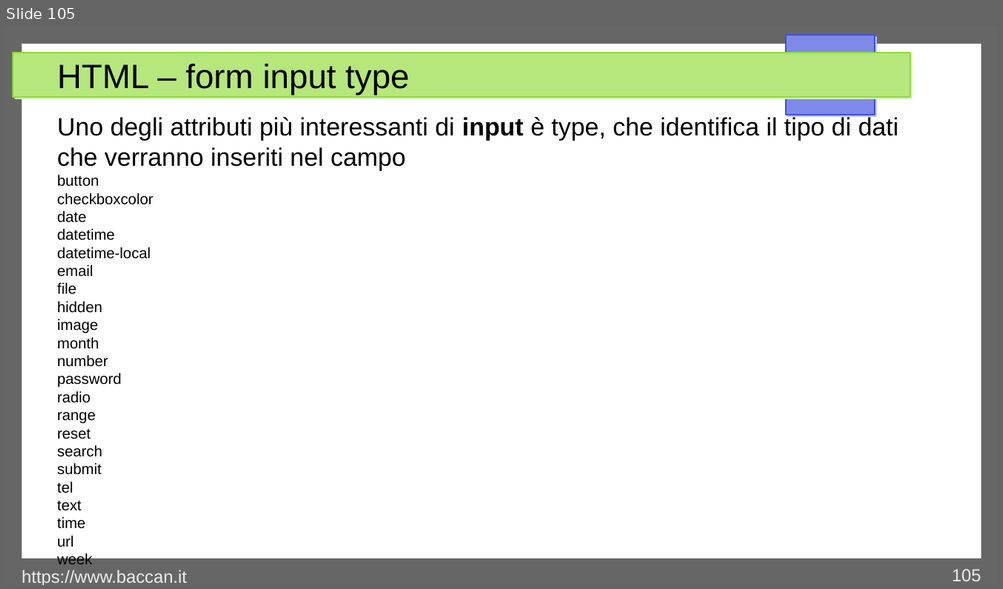
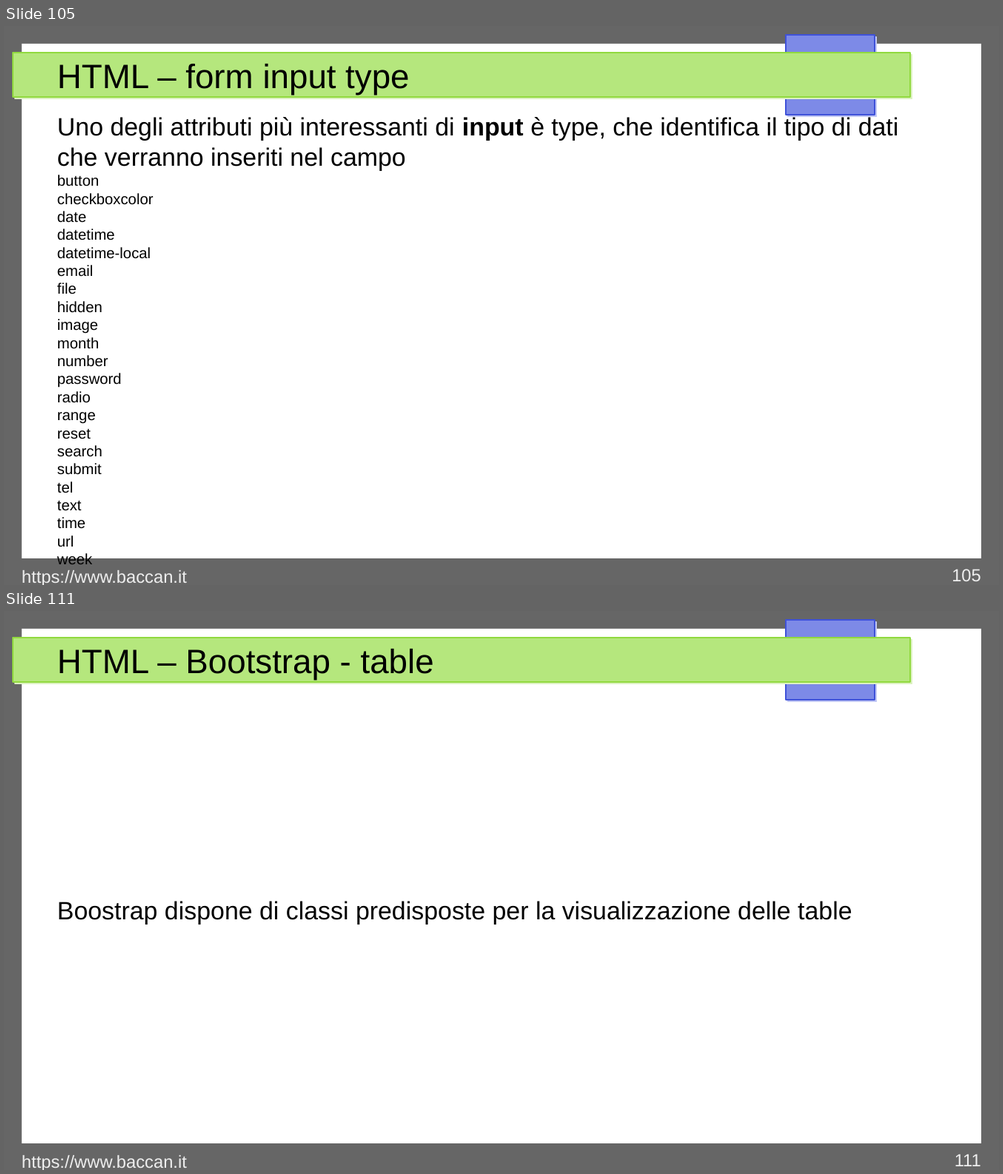
Before and after one commit to matteobaccan/CorsoHTML, a slide deck: Chapter_html.odp. Shown one above the other, each under a label of ours: slide 105 before the commit, slides 105 and 111 after it; the slides between them are not shown. The pictures are 1003x589 and 1003x1174 pixels, drawn with LibreOffice and Linux fonts; fonts in the diff are those of the drawing. Boxes give left, top, right and bottom in pixels: in the first picture for what was removed or moved away, otherwise in the second. Text is boxed around its words. In the diff, an @@ line names an element or a change of style, - is before the commit and + after.

Commit message:
Nuovi esercizi su bootstrap

```diff
--- a/Chapter_html.odp
+++ b/Chapter_html.odp
@@ slide 111 added at box(4, 611, 999, 1170), background #FFFFFF; not listed: 4 template elements that a slide beside it also shows @@
@@ title added at box(57, 649, 434, 680), 27 pt, text #000000 @@
+HTML – Bootstrap - table
@@ text added at box(57, 901, 851, 924), 20 pt, text #000000 @@
+Boostrap dispone di classi predisposte per la visualizzazione delle table
@@ text added at box(22, 1156, 187, 1170), 14 pt, text #EEEEEE @@
+https://www.baccan.it
@@ page number added at box(954, 1154, 981, 1167), 14 pt, text #EEEEEE @@
+111
```
Also in this commit, not shown: 1 slide changed, 5 other slides added, 5 other files.
